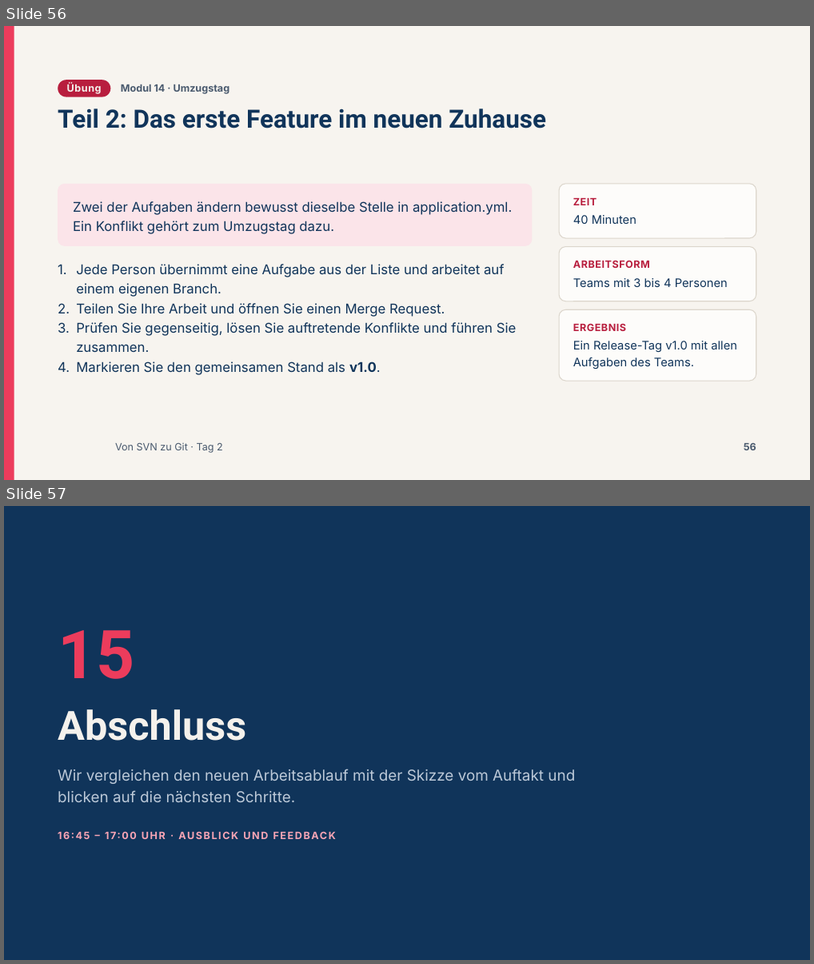
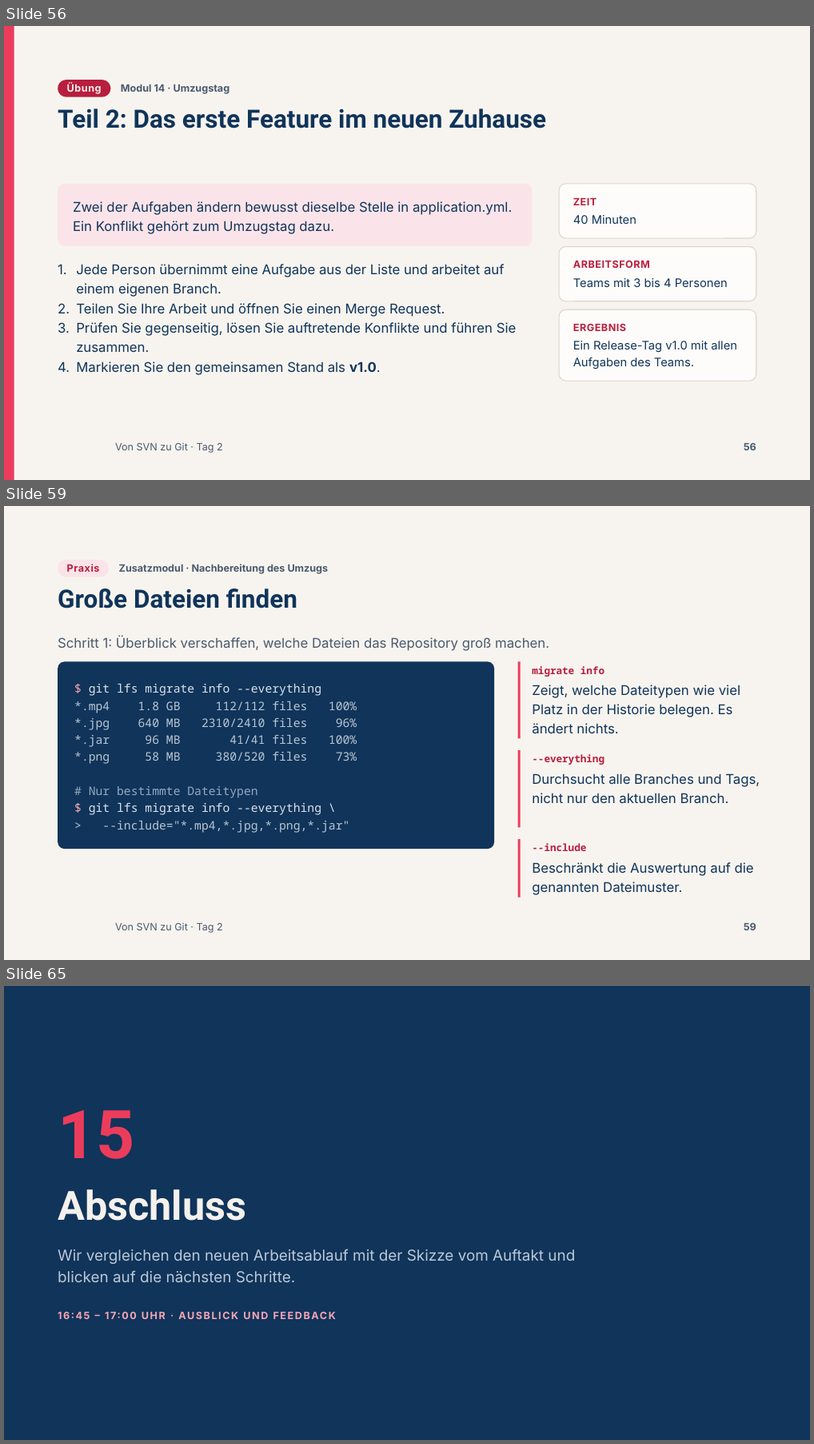
Before and after one commit to AndreasSchoenfeldUser/Von-SVN-zu-Git-Workshop, a slide deck: slides/pptx/tag2.pptx. Shown one above the other, each under a label of ours: slides 56 and 57 before the commit, slides 56, 59 and 65 after it; the slides between them are not shown. The pictures are 814x964 and 814x1444 pixels, drawn with LibreOffice and Linux fonts; fonts in the diff are those of the drawing; background and template pictures are left out. Boxes give left, top, right and bottom in pixels: in the first picture for what was removed or moved away, otherwise in the second. Text is boxed around its words. In the diff, an @@ line names an element or a change of style, - is before the commit and + after.

```diff
--- a/slides/pptx/tag2.pptx
+++ b/slides/pptx/tag2.pptx
@@ slide 59 added at <box>4,506,810,960</box>, background #F7F4EF; not listed: 1 template element that a slide beside it also shows @@
@@ rounded rectangle added at <box>58,560,110,576</box>, fill #FBE4E9 @@
@@ text added at <box>67,564,100,572</box>, 12 pt, text #B81E3E, bold @@
+Praxis
@@ text added at <box>119,564,329,574</box>, 12 pt, text #4A5A6E, bold @@
+Zusatzmodul · Nachbereitung des Umzugs
@@ title added at <box>58,588,298,608</box>, 30 pt, text #10345A, bold @@
+Große Dateien finden
@@ text added at <box>58,637,550,651</box>, 16 pt, text #4A5A6E @@
+Schritt 1: Überblick verschaffen, welche Dateien das Repository groß machen.
@@ rounded rectangle added at <box>58,661,494,848</box>, fill #10345A @@
@@ rectangle added at <box>518,661,521,738</box>, fill #EC3C5C @@
@@ text added at <box>532,666,605,676</box>, 12 pt, text #B81E3E, bold @@
+migrate info
@@ text added at <box>74,683,357,832</box>, 14 pt, text #B9C6D4 @@
+$ git lfs migrate info --everything
+*.mp4 1.8 GB 112/112 files 100%
+*.jpg 640 MB 2310/2410 files 96%
+*.jar 96 MB 41/41 files 100%
+*.png 58 MB 380/520 files 73%
+# Nur bestimmte Dateitypen
+$ git lfs migrate info --everything \
+> --include="*.mp4,*.jpg,*.png,*.jar"
@@ text added at <box>532,684,741,733</box>, 16 pt, text #10345A @@
+Zeigt, welche Dateitypen wie viel Platz in der Historie belegen. Es ändert nichts.
@@ rectangle added at <box>518,751,521,828</box>, fill #EC3C5C @@
@@ text added at <box>532,754,605,764</box>, 12 pt, text #B81E3E, bold @@
+--everything
@@ text added at <box>532,773,760,804</box>, 16 pt, text #10345A @@
+Durchsucht alle Branches und Tags, nicht nur den aktuellen Branch.
@@ rectangle added at <box>518,839,521,896</box>, fill #EC3C5C @@
@@ text added at <box>532,843,586,851</box>, 12 pt, text #B81E3E, bold @@
+--include
@@ text added at <box>532,862,754,895</box>, 16 pt, text #10345A @@
+Beschränkt die Auswertung auf die genannten Dateimuster.
@@ page number added at <box>744,923,757,930</box>, 12 pt, text #4A5A6E, bold @@
+59
@@ what was slide 57 is now slide 65 @@
```
Also in this commit, not shown: 7 other slides added, 26 other files.
